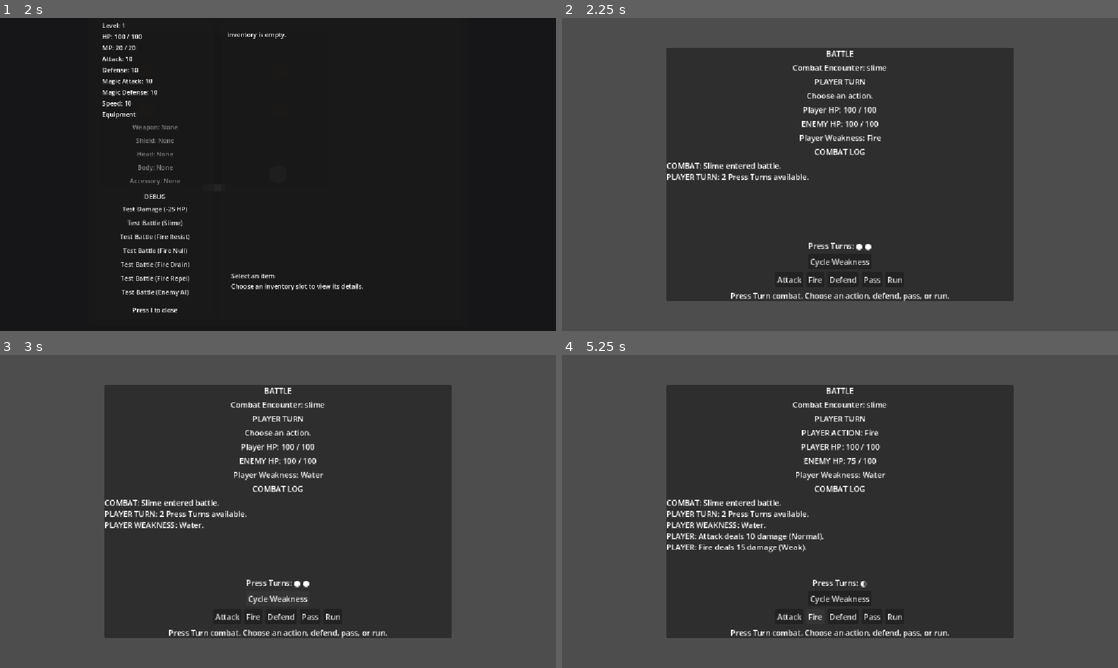
Above: before the commit, frames 1-4 (two rows, left to right).
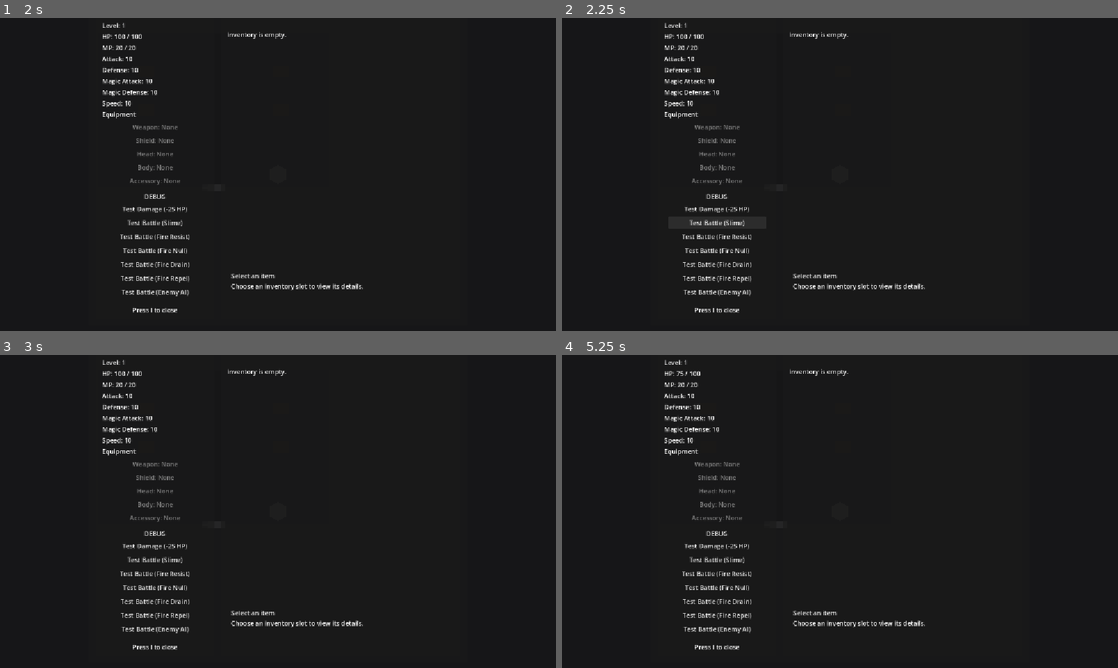
Above: after the commit, the same moments.

Repository: salexume94-pixel/Scripts
Game: Godot game, scene res://scenes/World.tscn
Same seed, same stepped clock (60 frames per second), same inputs: the game is played once before the commit and once after it.
Inputs (mouse positions are in pixels of both pictures, inside the frame that each line leads up to):
- Up to frame 1 (2 s): tap Enter at 0.5 s; hold Right (ui_right) 0.53-1.28 s; tap E at 0.6 s; hold Down (ui_down) from 1.28 s (still down); tap I at 1.35 s
- Up to frame 2 (2.25 s): release Down (ui_down) at 2 s; click "Test Battle (Slime)" at 2 s
- Up to frame 3 (3 s): click (278, 599) at 2.75 s, where only the run before the commit has a clickable "Cycle Weakness"
- Up to frame 4 (5.25 s): click (717, 545) at 3.5 s, where only the run after the commit has a clickable "Test Damage (-25 HP)"; click (789, 617) at 4.25 s, where only the run before the commit has a clickable "Attack"; click (817, 617) at 5 s, where only the run before the commit has a clickable "Fire"

Frame 1 is identical in both runs. In frame 2, 54% of the frame differs, in the area x 0-100%, y 0-100%; in frame 3, 55%; in frame 4, 55%.

Commit message:
Remove enemy battle selectors from Character HUD

Diff:
--- a/ui/inventory_character_hud.gd
+++ b/ui/inventory_character_hud.gd
@@ -39,24 +39,6 @@
 	# Start closed so the world remains active until the Player opens the HUD.
 	screen.visible = false
 	test_damage_button.pressed.connect(_on_test_damage_button_pressed)
-	var test_battle_button := get_node_or_null("Screen/Panel/Margin/Columns/CharacterPanel/CharacterMargin/CharacterVBox/DebugPanel/DebugMargin/DebugVBox/TestBattleButton") as Button
-	if test_battle_button != null:
-		test_battle_button.pressed.connect(_on_test_battle_button_pressed)
-	var test_resist_battle_button := get_node_or_null("Screen/Panel/Margin/Columns/CharacterPanel/CharacterMargin/CharacterVBox/DebugPanel/DebugMargin/DebugVBox/TestResistBattleButton") as Button
-	if test_resist_battle_button != null:
-		test_resist_battle_button.pressed.connect(_on_test_resist_battle_button_pressed)
-	var test_null_battle_button := get_node_or_null("Screen/Panel/Margin/Columns/CharacterPanel/CharacterMargin/CharacterVBox/DebugPanel/DebugMargin/DebugVBox/TestNullBattleButton") as Button
-	if test_null_battle_button != null:
-		test_null_battle_button.pressed.connect(_on_test_null_battle_button_pressed)
-	var test_drain_battle_button := get_node_or_null("Screen/Panel/Margin/Columns/CharacterPanel/CharacterMargin/CharacterVBox/DebugPanel/DebugMargin/DebugVBox/TestDrainBattleButton") as Button
-	if test_drain_battle_button != null:
-		test_drain_battle_button.pressed.connect(_on_test_drain_battle_button_pressed)
-	var test_repel_battle_button := get_node_or_null("Screen/Panel/Margin/Columns/CharacterPanel/CharacterMargin/CharacterVBox/DebugPanel/DebugMargin/DebugVBox/TestRepelBattleButton") as Button
-	if test_repel_battle_button != null:
-		test_repel_battle_button.pressed.connect(_on_test_repel_battle_button_pressed)
-	var test_ai_battle_button := get_node_or_null("Screen/Panel/Margin/Columns/CharacterPanel/CharacterMargin/CharacterVBox/DebugPanel/DebugMargin/DebugVBox/TestAIBattleButton") as Button
-	if test_ai_battle_button != null:
-		test_ai_battle_button.pressed.connect(_on_test_ai_battle_button_pressed)
 	item_action_button.pressed.connect(_on_item_action_button_pressed)
 	test_damage_button.visible = OS.is_debug_build()
 	_set_player_movement_enabled(true)
@@ -300,41 +282,6 @@
 
 	DEBUG_SYSTEM.test_damage(player, 25)
 	_refresh_screen()
-
-
-func _on_test_battle_button_pressed() -> void:
-	# The HUD only requests the debug action. DebugSystem owns the development
-	# entry point while CombatManager owns the actual combat state transition.
-	DEBUG_SYSTEM.start_test_battle("slime")
-
-
-func _on_test_resist_battle_button_pressed() -> void:
-	# Start the controlled Fire Resist encounter so affinity behavior can be
-	# verified without changing the normal Slime weakness test.
-	DEBUG_SYSTEM.start_test_battle("slime_resist")
-
-
-func _on_test_null_battle_button_pressed() -> void:
-	# Start the controlled Fire Null encounter so nullification can be verified
-	# independently from the existing Weak and Resist encounters.
-	DEBUG_SYSTEM.start_test_battle("slime_null")
-
-
-func _on_test_drain_battle_button_pressed() -> void:
-	# Start the controlled Fire Drain encounter so healing can be verified
-	# independently from the other affinity tests.
-	DEBUG_SYSTEM.start_test_battle("slime_drain")
-
-func _on_test_repel_battle_button_pressed() -> void:
-	# Start the controlled Fire Repel encounter so reflected damage can be
-	# verified independently from the other affinity tests.
-	DEBUG_SYSTEM.start_test_battle("slime_repel")
-
-
-func _on_test_ai_battle_button_pressed() -> void:
-	# Start the controlled AI encounter. The Player's default Fire weakness gives
-	# the weakness-hunter profile a deterministic behavioral advantage to verify.
-	DEBUG_SYSTEM.start_test_battle("slime_ai_test")
 
 
 func _on_unequip_slot_pressed(slot: int) -> void:
